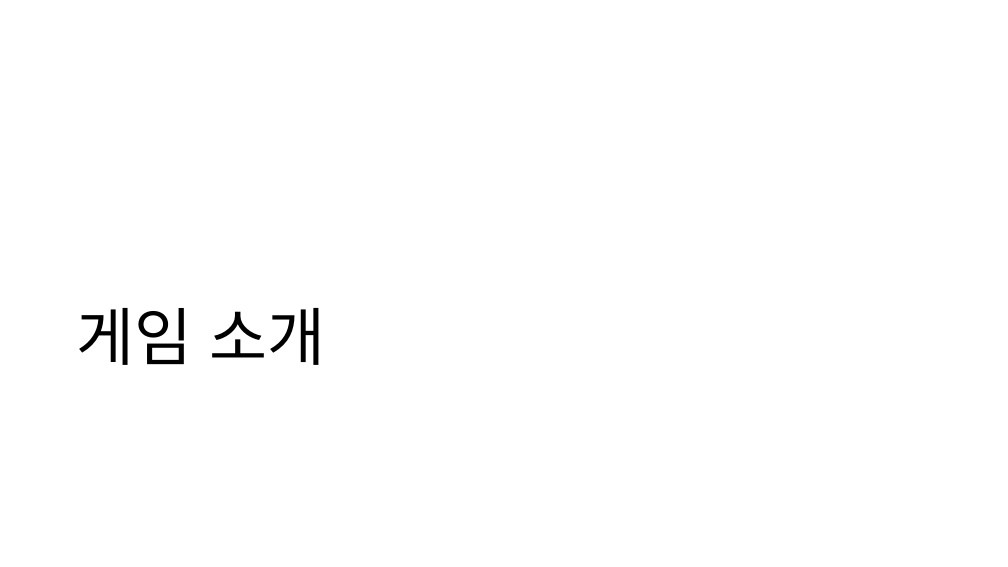
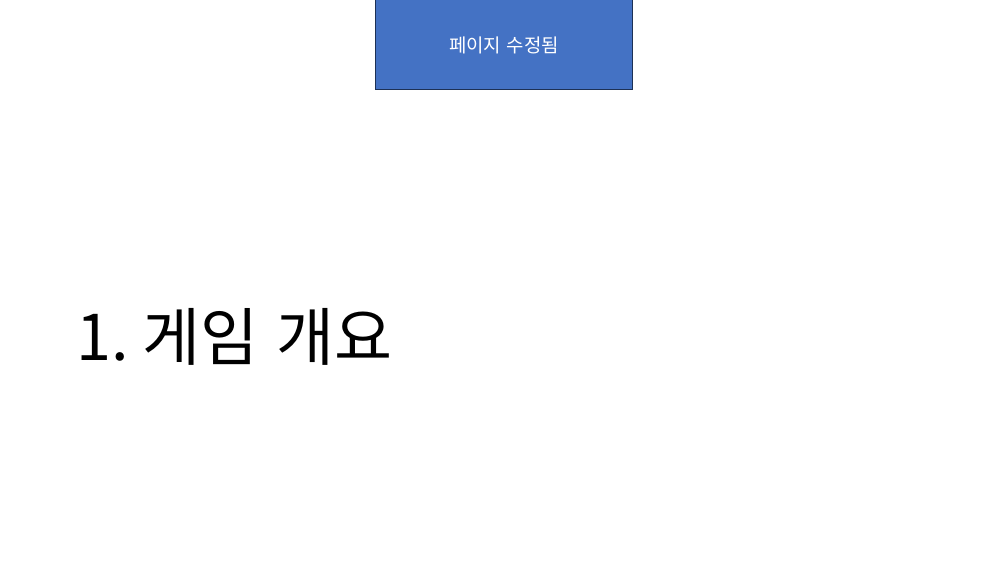
Before and after one commit to kwakyerin/2026_Graduation_Project, a slide deck: slide 4 of documents/HyunahKwon/01_works/01_designing/01_for_teammates/배트와 달트_기획.pptx. Drawn at 1008x567 pixels with LibreOffice and Linux fonts; fonts in the diff are those of the drawing. Boxes give left, top, right and bottom in pixels: in the first picture for what was removed or moved away, otherwise in the second. Text is boxed around its words. In the diff, an @@ line names an element or a change of style, - is before the commit and + after.

```diff
--- a/documents/HyunahKwon/01_works/01_designing/01_for_teammates/배트와 달트_기획.pptx
+++ b/documents/HyunahKwon/01_works/01_designing/01_for_teammates/배트와 달트_기획.pptx
@@ rectangle added at (375, 0, 633, 89), fill #4472C4, outline #1E3256 1 pt, 18 pt, text #FFFFFF @@
+페이지 수정됨
@@ title at (76, 308, 393, 365): text changed @@
-게임 소개
+1. 게임 개요
```
Also in this commit, not shown: 79 other slides changed, 14 slides added, 4 slides removed, 8 other files.
